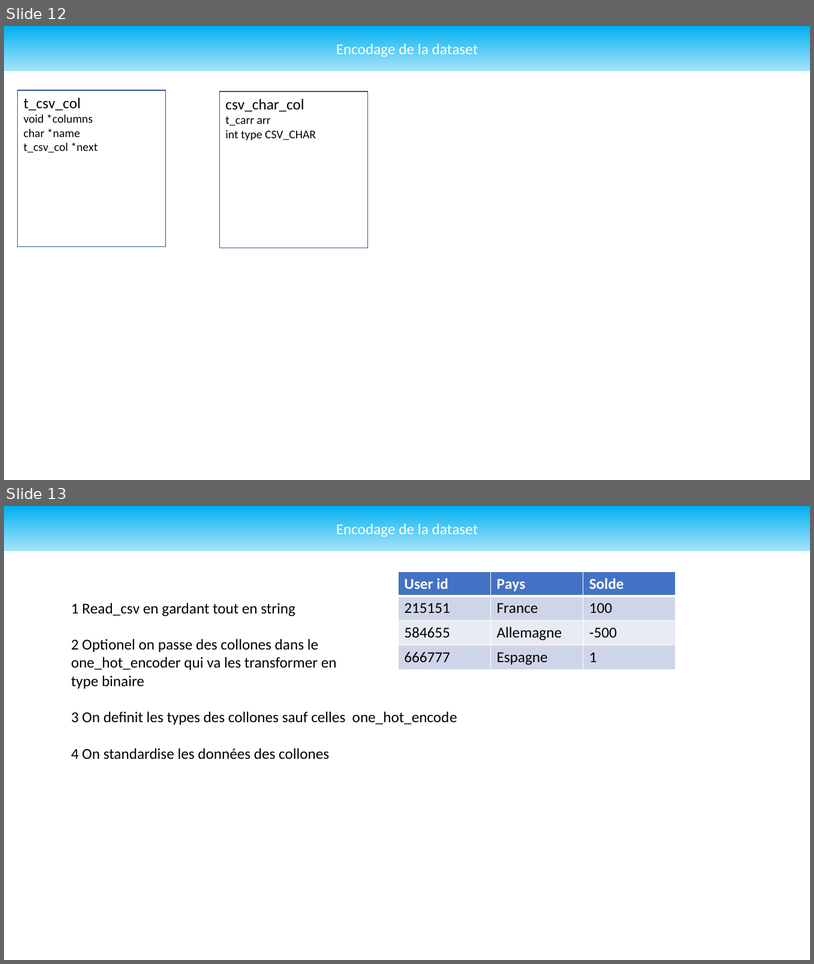
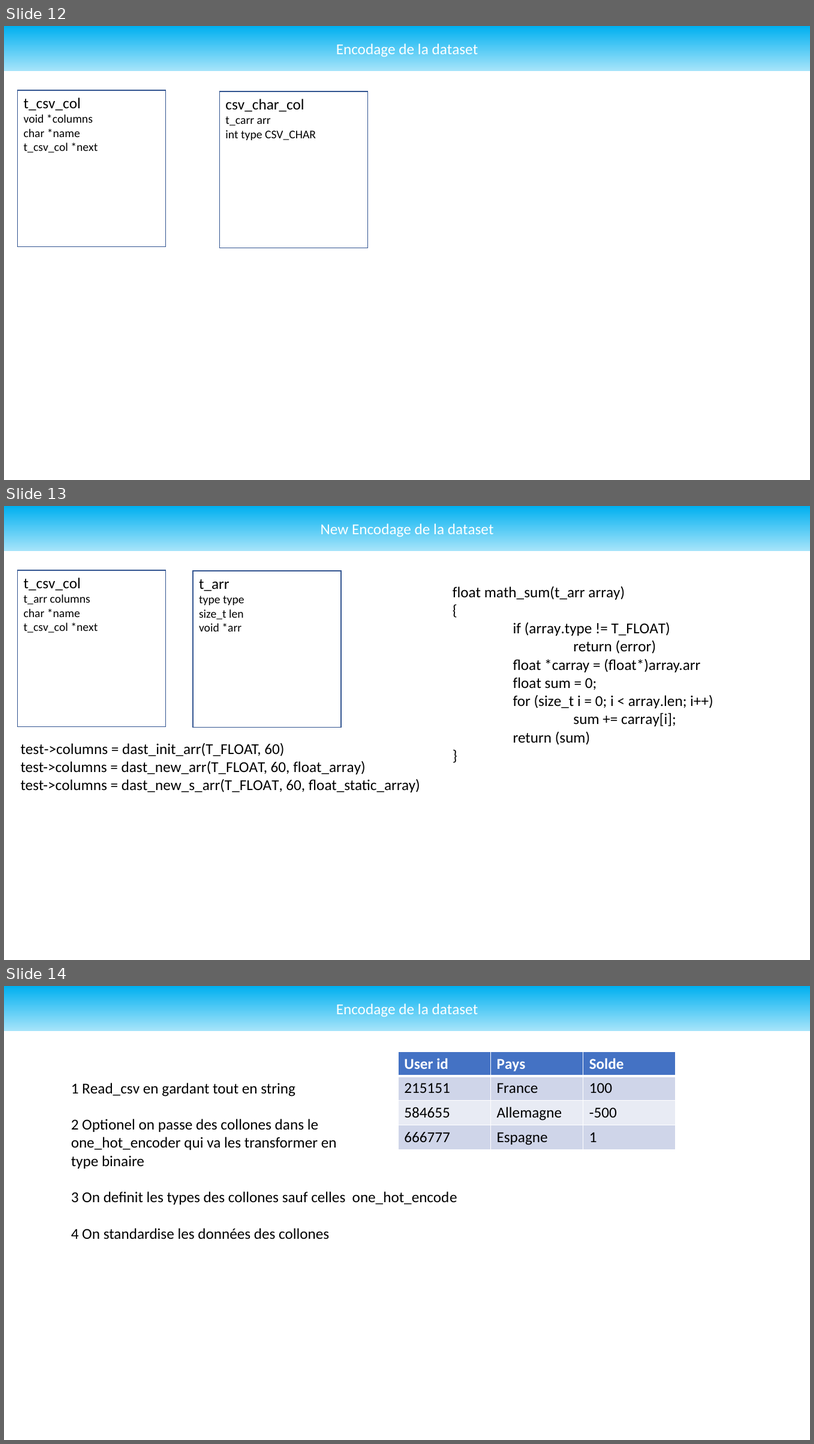
Before and after one commit to Undefined-Team/ProtoDeep-old, a slide deck: Docs/Draft/Draft_Struct.pptx. Shown one above the other, each under a label of ours: slides 12 and 13 before the commit, slides 12, 13 and 14 after it. The pictures are 814x964 and 814x1444 pixels, drawn with LibreOffice and Linux fonts; fonts in the diff are those of the drawing. Boxes give left, top, right and bottom in pixels: in the first picture for what was removed or moved away, otherwise in the second. Text is boxed around its words. In the diff, an @@ line names an element or a change of style, - is before the commit and + after.

```diff
--- a/Docs/Draft/Draft_Struct.pptx
+++ b/Docs/Draft/Draft_Struct.pptx
@@ slide 13 added at box(4, 506, 810, 960), background #FFFFFF @@
@@ rectangle added at box(4, 506, 810, 551), fill gradient #00B0F0 to #A6E4FA, 18 pt, text #FFFFFF @@
+New Encodage de la dataset
@@ rectangle added at box(18, 570, 166, 727), outline #325491 1 pt, 14 pt, text #000000 @@
+t_csv_col
+t_arr columns
+char *name
+t_csv_col *next
@@ rectangle added at box(194, 571, 342, 727), outline #325491 1 pt, 14 pt, text #000000 @@
+t_arr
+type type
+size_t len
+void *arr
@@ text added at box(453, 586, 714, 745), 18 pt, text #000000 @@
+float math_sum(t_arr array)
+{
+if (array.type != T_FLOAT)
+return (error)
+float *carray = (float*)array.arr
+float sum = 0;
+for (size_t i = 0; i < array.len; i++)
+sum += carray[i];
+return (sum)
+}
@@ text added at box(21, 742, 420, 792), 18 pt, text #000000 @@
+test->columns = dast_init_arr(T_FLOAT, 60)
+test->columns = dast_new_arr(T_FLOAT, 60, float_array)
+test->columns = dast_new_s_arr(T_FLOAT, 60, float_static_array)
@@ what was slide 13 is now slide 14 @@
```
Also in this commit, not shown: 14 other files.
